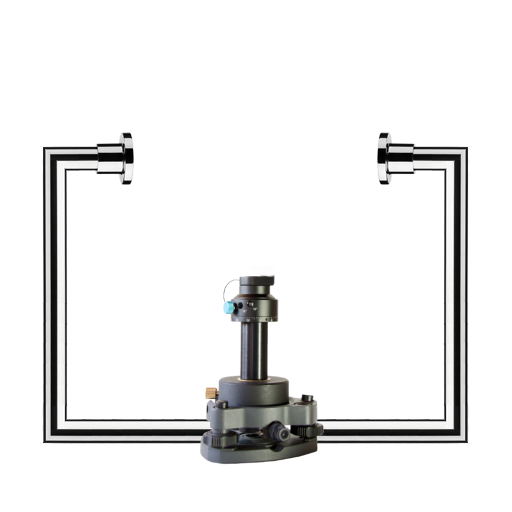
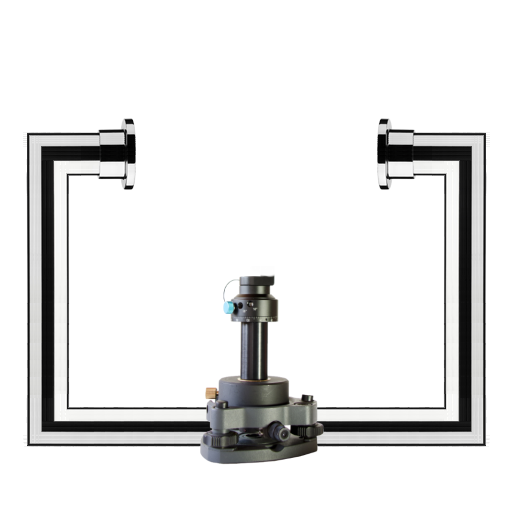
Comparing the layer stacks of the two w=512, h=512 images. Changes:
added layer "Arm L" above "Arm R" over (x1=23, y1=118, x2=213, y2=447)
painted on "Arm R" over (x1=316, y1=118, x2=490, y2=447)
renamed "Arm L" to "Arm L old", hid it over (x1=39, y1=132, x2=213, y2=444)
